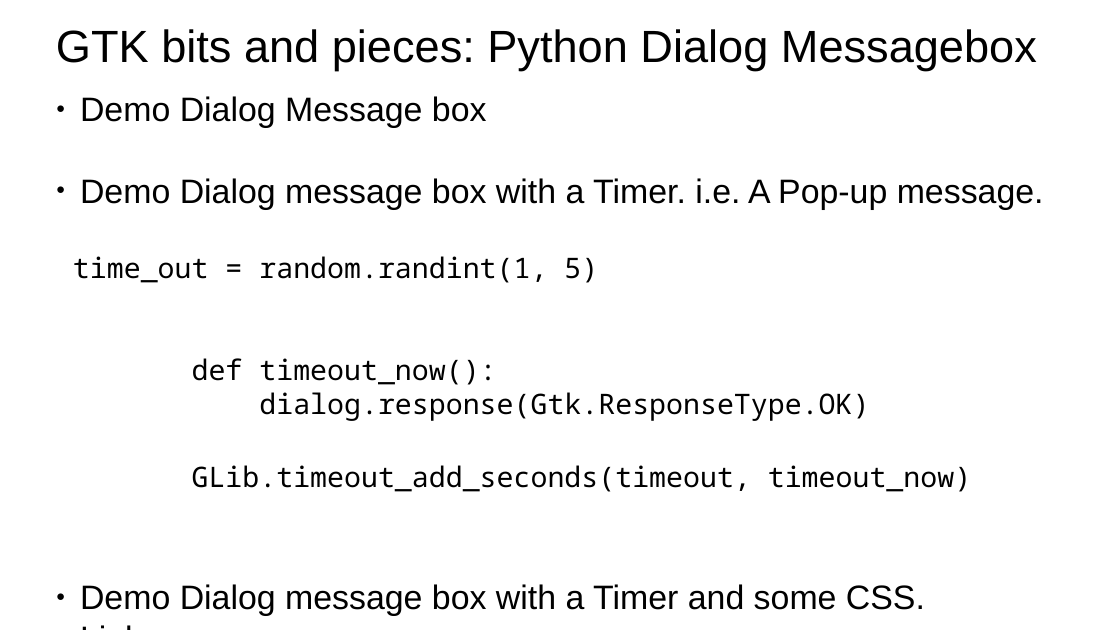
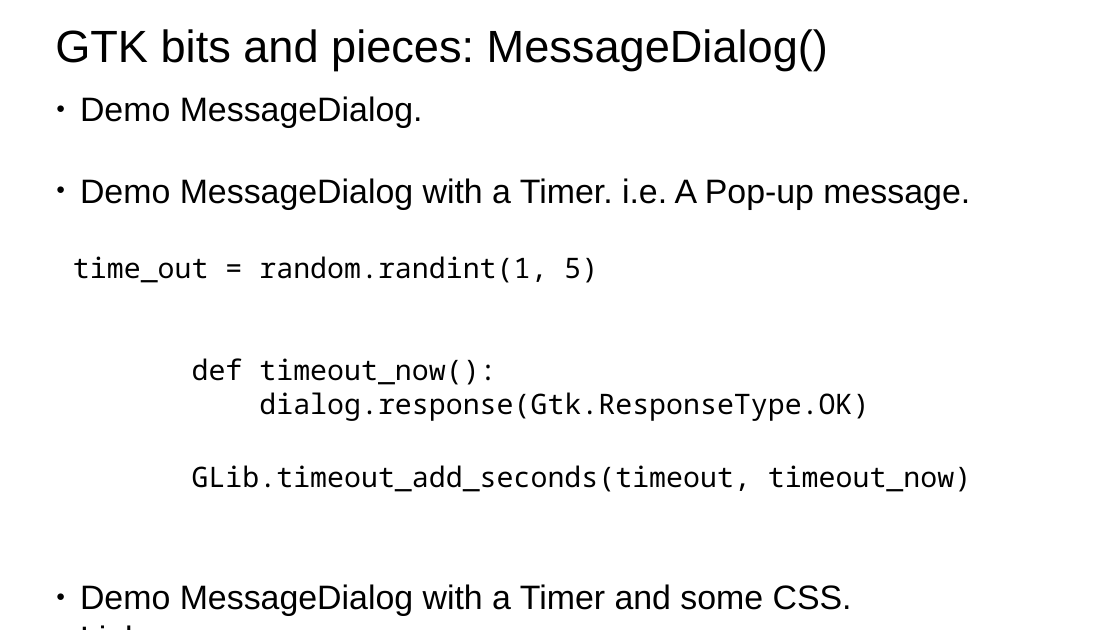
Before and after one commit to HamPUG/meetings, a slide deck: slide 9 of 2020/2020-07-13/gtk/gtk_presentation.odp. Drawn at 1120x630 pixels with LibreOffice and Linux fonts; fonts in the diff are those of the drawing. Boxes give left, top, right and bottom in pixels: in the first picture for what was removed or moved away, otherwise in the second. Text is boxed around its words. In the diff, an @@ line names an element or a change of style, - is before the commit and + after.

```diff
--- a/2020/2020-07-13/gtk/gtk_presentation.odp
+++ b/2020/2020-07-13/gtk/gtk_presentation.odp
@@ title at (55, 29, 828, 71): text changed @@
-GTK bits and pieces: Python Dialog Messagebox
+GTK bits and pieces: MessageDialog()
@@ subtitle at (80, 96, 970, 209): text changed @@
-● Demo Dialog Message box
-● Demo Dialog message box with a Timer. i.e. A Pop-up message.
+● Demo MessageDialog.
+● Demo MessageDialog with a Timer. i.e. A Pop-up message.
@@ subtitle at (80, 584, 852, 616): text changed @@
-● Demo Dialog message box with a Timer and some CSS.
+● Demo MessageDialog with a Timer and some CSS.
```
Also in this commit, not shown: 6 other slides changed, 1 other file.
